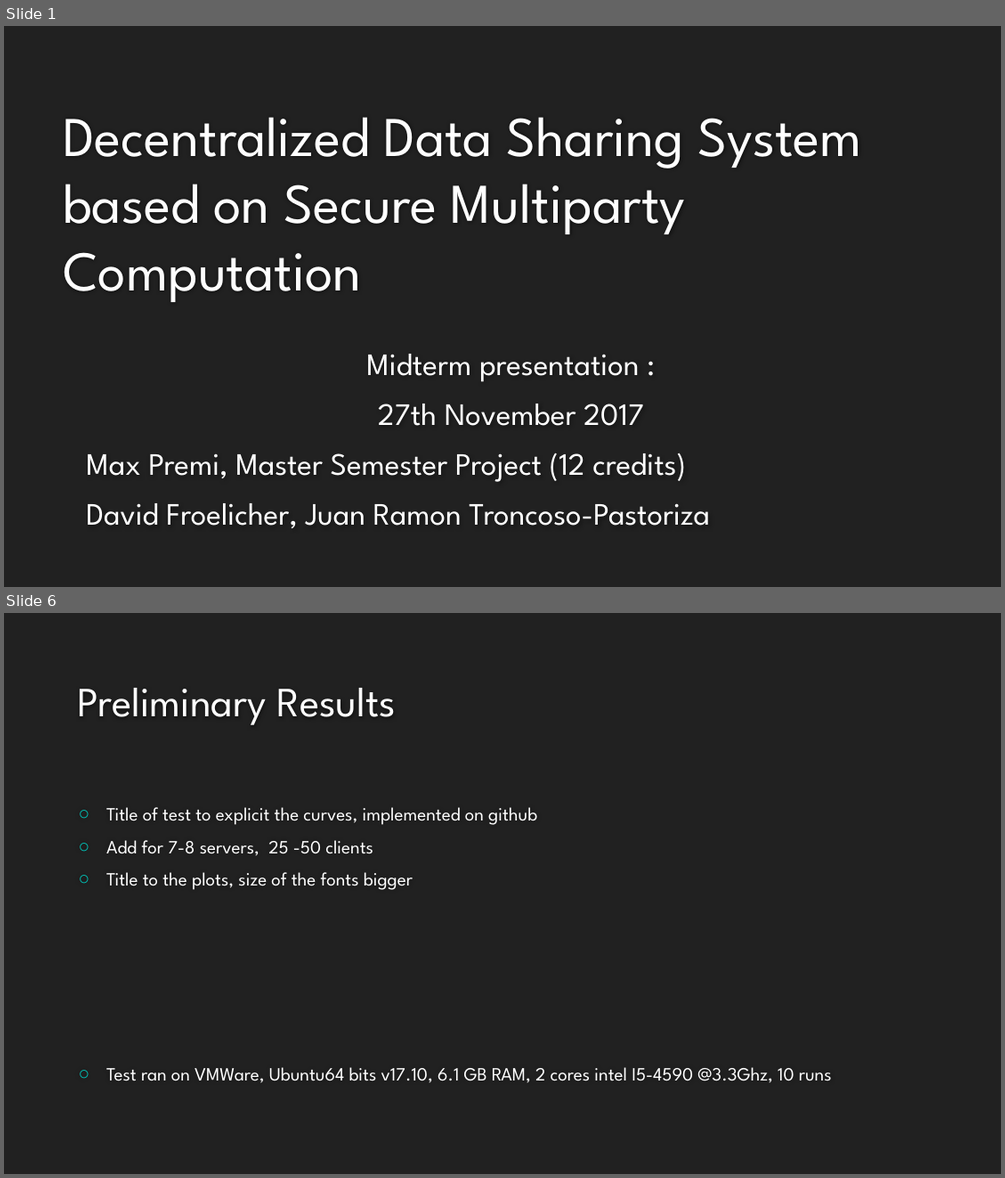
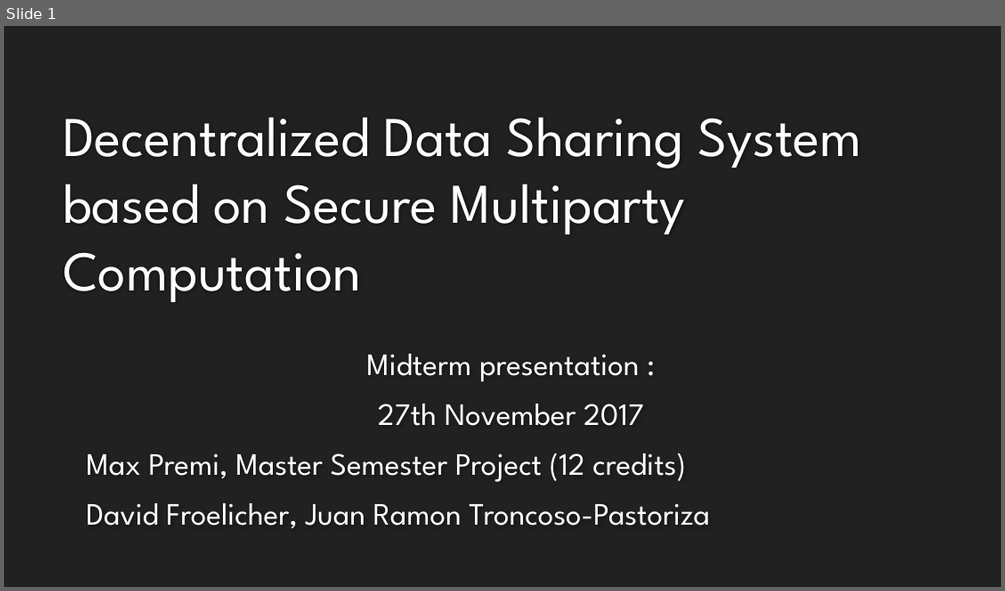
Before and after one commit to maxpr/MasterProjectDocuments, a slide deck: doc/Présentation.pptx. Shown one above the other, each under a label of ours: slides 1 and 6 before the commit, slide 1 after it; the slides between them are not shown. The pictures are 1005x1178 and 1005x591 pixels, drawn with LibreOffice and Linux fonts; fonts in the diff are those of the drawing; background and template pictures are left out. Boxes give left, top, right and bottom in pixels: in the first picture for what was removed or moved away, otherwise in the second. Text is boxed around its words. In the diff, an @@ line names an element or a change of style, - is before the commit and + after.

```diff
--- a/doc/Présentation.pptx
+++ b/doc/Présentation.pptx
@@ slide 6 removed at [4, 613, 1001, 1174], background #212121 @@
@@ title removed at [78, 688, 396, 725] @@
-Preliminary Results
@@ text removed at [106, 807, 832, 1083] @@
-○ Title of test to explicit the curves, implemented on github
-○ Add for 7-8 servers, 25 -50 clients
-○ Title to the plots, size of the fonts bigger
-○ Test ran on VMWare, Ubuntu64 bits v17.10, 6.1 GB RAM, 2 cores intel I5-4590 @3.3Ghz, 10 runs
```
Also in this commit, not shown: 5 slides changed, 3 slides added, 17 other files.
